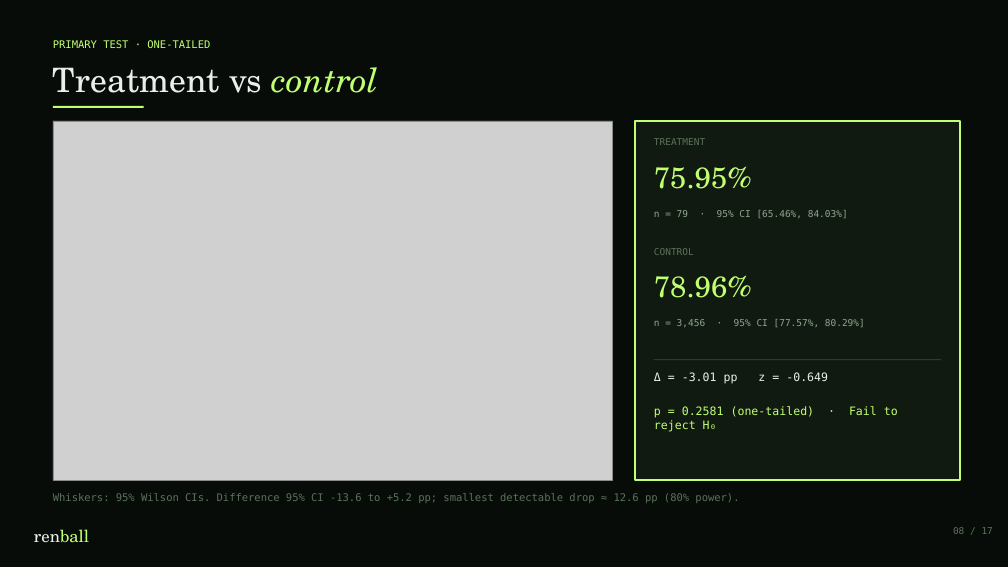
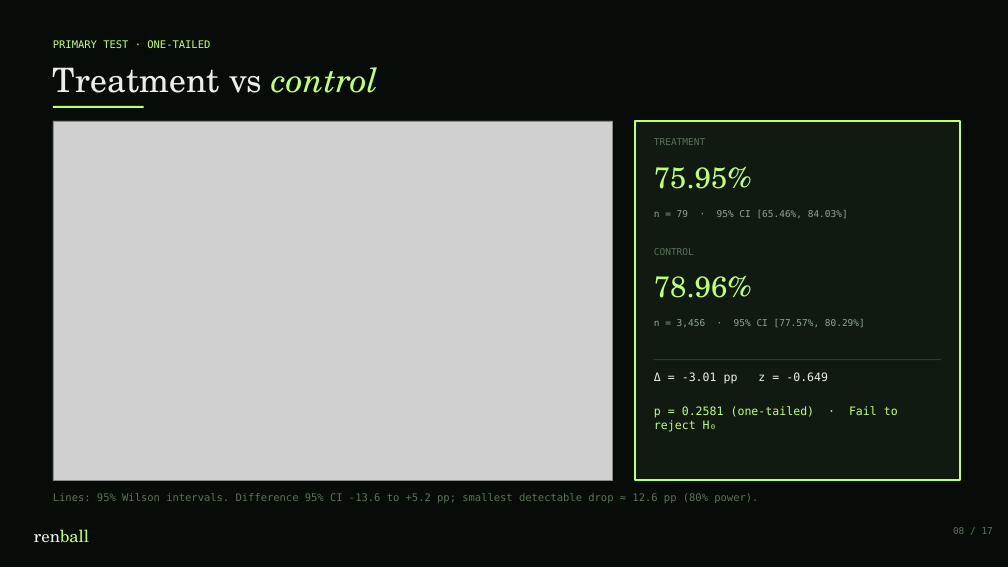
Before and after one commit to koeymenc/renball, a slide deck: slide 8 of projects/01-penalty-analysis/slides.pptx. Drawn at 1008x567 pixels with LibreOffice and Linux fonts; fonts in the diff are those of the drawing; grey boxes stand for pictures. Boxes give left, top, right and bottom in pixels: in the first picture for what was removed or moved away, otherwise in the second. Text is boxed around its words. In the diff, an @@ line names an element or a change of style, - is before the commit and + after.

```diff
--- a/projects/01-penalty-analysis/slides.pptx
+++ b/projects/01-penalty-analysis/slides.pptx
@@ text at [53, 493, 758, 503]: text changed @@
-Whiskers: 95% Wilson CIs. Difference 95% CI -13.6 to +5.2 pp; smallest detectable drop ≈ 12.6 pp (80% power).
+Lines: 95% Wilson intervals. Difference 95% CI -13.6 to +5.2 pp; smallest detectable drop ≈ 12.6 pp (80% power).
```
Also in this commit, not shown: 8 other slides changed, 11 other files.
